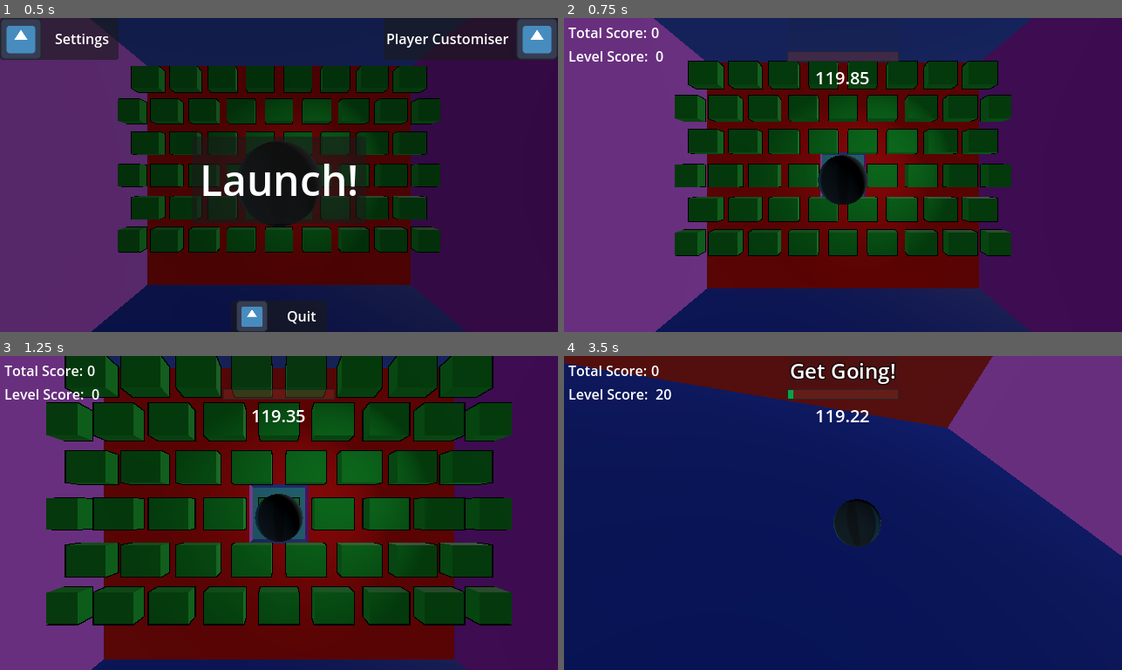
Above: before the commit, frames 1-4 (two rows, left to right).
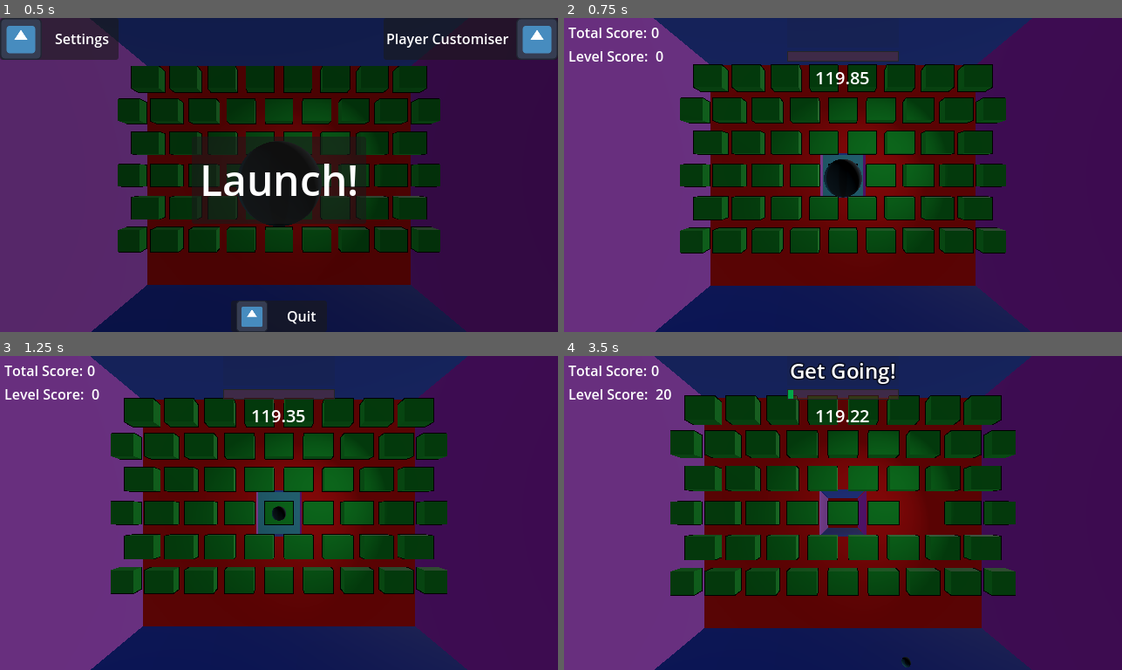
Above: after the commit, the same moments.

Repository: Mangochicken13/MangoPirateJam16
Game: Godot game, scene res://main.tscn
The game is run twice, just before and just after one commit, with the same random seed, the same clock (stepped at 60 frames per second) and the same inputs. The engine's default icon, where the game draws it, is replaced by a stand-in: a white triangle on a blue panel in a dark square.
Inputs (mouse positions are in pixels of both pictures, inside the frame that each line leads up to):
- Up to frame 1 (0.5 s): no input
- Up to frame 2 (0.75 s): click "Launch!" at 0.5 s
- Up to frame 3 (1.25 s): no input
- Up to frame 4 (3.5 s): tap Enter at 1.25 s; move the mouse to (965, 497) at 1.27 s; hold D (turn_right) 1.28-2.03 s; tap Q at 1.35, 2.1, 2.85 s; move the mouse to (731, 528) at 2.02 s; hold W (turn_down) 2.03-2.78 s; move the mouse to (898, 443) at 2.77 s; hold D (turn_right) from 2.78 s (still down)

Frame 1 is identical in both runs. In frame 2, 10% of the frame differs, in the area x 16-84%, y 0-99%; in frame 3, 57%; in frame 4, 91%, in the area x 0-100%, y 0-100%.

Commit message:
Start a manually controlled additional camera

Diff:
--- a/you-are-the-weapon/Components/ball.tscn
+++ b/you-are-the-weapon/Components/ball.tscn
@@ -53,6 +53,12 @@
 material = SubResource("StandardMaterial3D_d04j6")
 size = Vector3(0.4, 0.4, 0.4)
 
+[sub_resource type="Resource" id="Resource_qe1c2"]
+script = ExtResource("5_qycq2")
+duration = 1.0
+transition = 0
+ease = 2
+
 [node name="Ball" type="CharacterBody3D" node_paths=PackedStringArray("mesh")]
 collision_mask = 6
 motion_mode = 1
@@ -71,6 +77,7 @@
 [node name="Node" type="Node" parent="."]
 
 [node name="Camera3D" type="Camera3D" parent="Node"]
+physics_interpolation_mode = 1
 transform = Transform3D(1, 0, 0, 0, 1, 0, 0, 0, 1, 1.4013e-45, 0.1, 2.4499)
 cull_mask = 1048573
 
@@ -108,7 +115,7 @@
 
 [node name="Testing Solid Wall" type="StaticBody3D" parent="Node/BallCamera"]
 visible = false
-collision_layer = 2
+collision_layer = 32768
 script = ExtResource("7_nu58y")
 size = Vector3(0.4, 0.4, 0.4)
 
@@ -119,3 +126,8 @@
 [node name="MeshInstance3D" type="MeshInstance3D" parent="Node/BallCamera/Testing Solid Wall"]
 layers = 2
 mesh = SubResource("BoxMesh_et1fl")
+
+[node name="MouseCamera" type="Node3D" parent="Node"]
+script = ExtResource("4_j6r2q")
+tween_resource = SubResource("Resource_qe1c2")
+metadata/_custom_type_script = ExtResource("4_j6r2q")
Not shown: 1 places in you-are-the-weapon/Components/ball.tscn that only renumber resources
